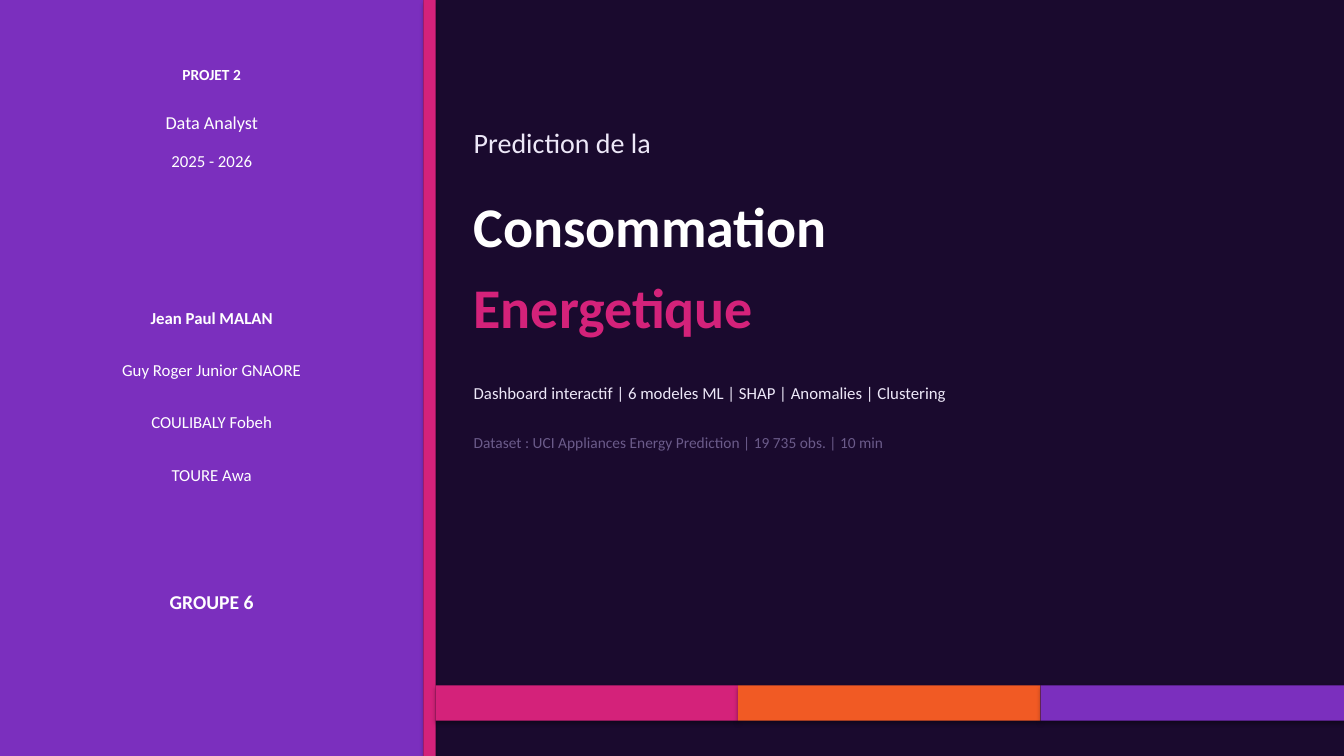
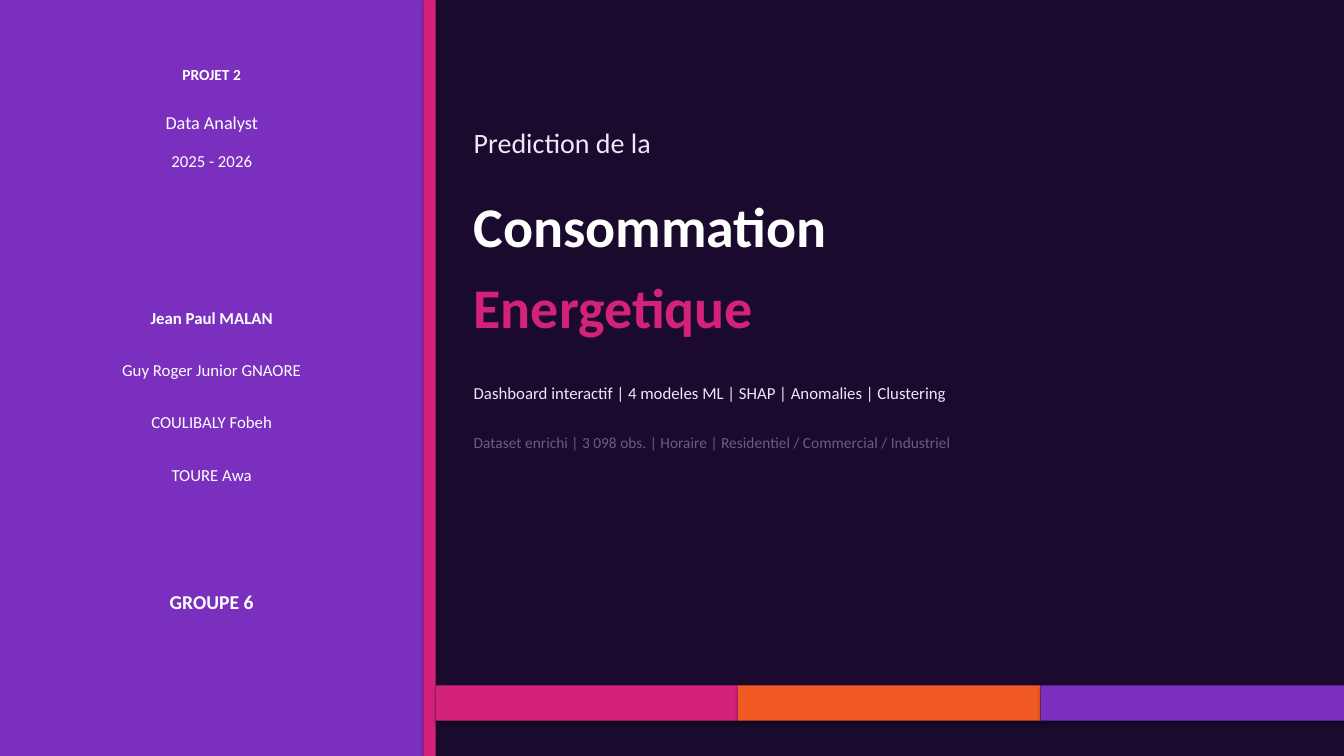
Before and after one commit to awa-creator/dashboard-energie-groupe6, a slide deck: slide 1 of Presentation_Groupe6_Prediction_Energetique.pptx. Drawn at 1344x756 pixels with LibreOffice and Linux fonts; fonts in the diff are those of the drawing. Boxes give left, top, right and bottom in pixels: in the first picture for what was removed or moved away, otherwise in the second. Text is boxed around its words. In the diff, an @@ line names an element or a change of style, - is before the commit and + after.

```diff
--- a/Presentation_Groupe6_Prediction_Energetique.pptx
+++ b/Presentation_Groupe6_Prediction_Energetique.pptx
@@ text at (x1=474, y1=387, x2=945, y2=402): text changed @@
-Dashboard interactif | 6 modeles ML | SHAP | Anomalies | Clustering
+Dashboard interactif | 4 modeles ML | SHAP | Anomalies | Clustering
@@ text at (x1=474, y1=437, x2=950, y2=448): text changed @@
-Dataset : UCI Appliances Energy Prediction | 19 735 obs. | 10 min
+Dataset enrichi | 3 098 obs. | Horaire | Residentiel / Commercial / Industriel
```
Also in this commit, not shown: 9 other slides changed, 2 other files.
